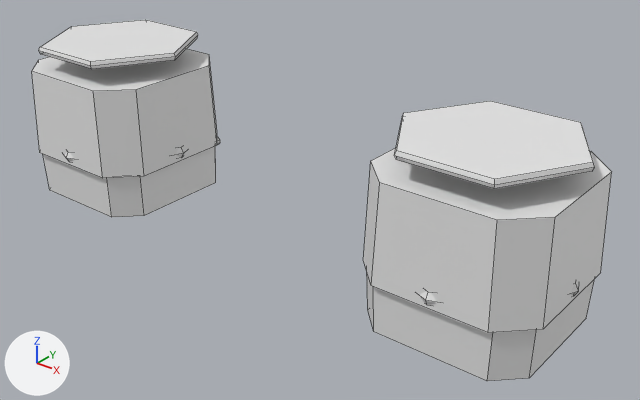
The FBX model roblox/art/armor/gloves_greatsword_s4.fbx as it was, and as the next commit left it.
One viewpoint serves both versions: a 50 mm camera at (3.52, -3.98, 1.33) aimed at (0.27, 0.08, -1.19). The axes (+X, +Y, +Z) are drawn at lower left. The lights are the same throughout. The first picture is the older version. Mesh edges are drawn as thin lines. Where no turn or scale is listed for an object, it has been applied to the vertices.

The first picture shows 'Bracer_L_Body', 'Bracer_R_Body', 'Glove_L_Inner', 'Glove_R_Inner'.
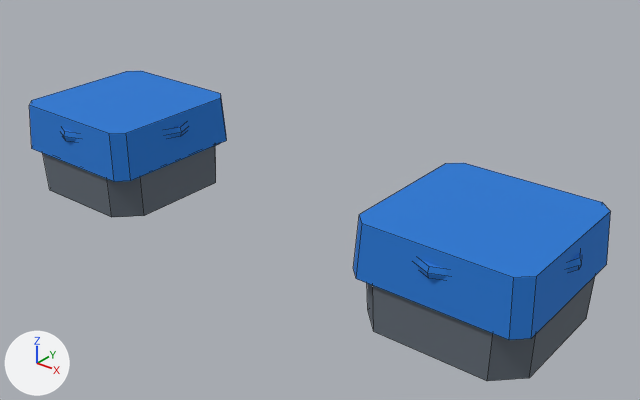
Location of each change, [x1, y1, x2, y2] in pixels of the pictures (640 x 400 px):
'Bracer_R_Body', deleted: before [363, 101, 612, 333]
'Bracer_R_Band', added (blue): after [353, 163, 611, 340]
'Bracer_L_Body', deleted: before [32, 20, 217, 178]
'Bracer_L_Band', added (blue): after [29, 71, 227, 182]
'Glove_R_Inner', recoloured (white to greyish blue): [367, 280, 594, 381] in both
'Glove_L_Inner', recoloured (darker): [43, 147, 216, 217] in both

Patch to the scene script:
```diff
--- a/roblox/art/armor/gloves_greatsword_s4.fbx.py
+++ b/roblox/art/armor/gloves_greatsword_s4.fbx.py
@@ mat_gloves_greatsword_s4_glove_r_inner @@
 mat_gloves_greatsword_s4_glove_r_inner = principled_material('gloves_greatsword_s4_Glove_R_Inner')
-mat_gloves_greatsword_s4_glove_r_inner.base_color = (0.8, 0.8, 0.8)  # white #e7e7e7
+mat_gloves_greatsword_s4_glove_r_inner.base_color = (0.122, 0.147, 0.178)  # greyish blue #626b75
@@ mat_gloves_greatsword_s4_glove_l_inner @@
 mat_gloves_greatsword_s4_glove_l_inner = principled_material('gloves_greatsword_s4_Glove_L_Inner')
-mat_gloves_greatsword_s4_glove_l_inner.base_color = (0.8, 0.8, 0.8)  # white #e7e7e7
+mat_gloves_greatsword_s4_glove_l_inner.base_color = (0.122, 0.147, 0.178)  # greyish blue #626b75
@@ mat_gloves_greatsword_s4_bracer_r_band @@
+mat_gloves_greatsword_s4_bracer_r_band = principled_material('gloves_greatsword_s4_Bracer_R_Band')
+mat_gloves_greatsword_s4_bracer_r_band.base_color = (0.0176, 0.188, 0.658)  # blue #2478d4
+mat_gloves_greatsword_s4_bracer_r_band.roughness = 1.0
@@ mat_gloves_greatsword_s4_bracer_l_band @@
+mat_gloves_greatsword_s4_bracer_l_band = principled_material('gloves_greatsword_s4_Bracer_L_Band')
+mat_gloves_greatsword_s4_bracer_l_band.base_color = (0.0176, 0.188, 0.658)  # blue #2478d4
+mat_gloves_greatsword_s4_bracer_l_band.roughness = 1.0
@@ me_bracer_r_band @@
+me_bracer_r_band.from_pydata(...)  # 40 vertices, 28 faces; spans x -0.576..0.576, y -0.576..0.576, z -0.52..-0.18
+me_bracer_r_band.materials.append(mat_gloves_greatsword_s4_bracer_r_band)  # blue #2478d4
@@ me_bracer_l_band @@
+me_bracer_l_band.from_pydata(...)  # 40 vertices, 28 faces; spans x -0.576..0.576, y -0.576..0.576, z -0.52..-0.18
+me_bracer_l_band.materials.append(mat_gloves_greatsword_s4_bracer_l_band)  # blue #2478d4
@@ ob_bracer_l_body @@
-ob_bracer_l_body = bpy.data.objects.new('Bracer_L_Body', me_bracer_l_body)
-ob_bracer_l_body.location = (-1.5, 0.0, -0.69)
@@ ob_bracer_r_body @@
-ob_bracer_r_body = bpy.data.objects.new('Bracer_R_Body', me_bracer_r_body)
-ob_bracer_r_body.location = (1.5, 0.0, -0.69)
@@ ob_bracer_r_band @@
+ob_bracer_r_band = bpy.data.objects.new('Bracer_R_Band', me_bracer_r_band)
+ob_bracer_r_band.location = (1.5, 0.0, -0.69)
@@ ob_bracer_l_band @@
+ob_bracer_l_band = bpy.data.objects.new('Bracer_L_Band', me_bracer_l_band)
+ob_bracer_l_band.location = (-1.5, 0.0, -0.69)
```
